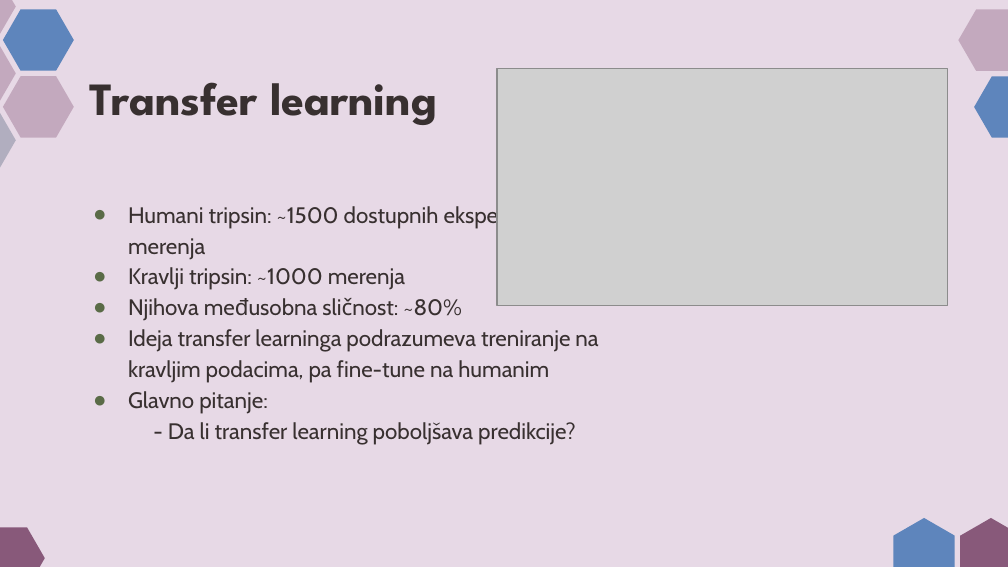
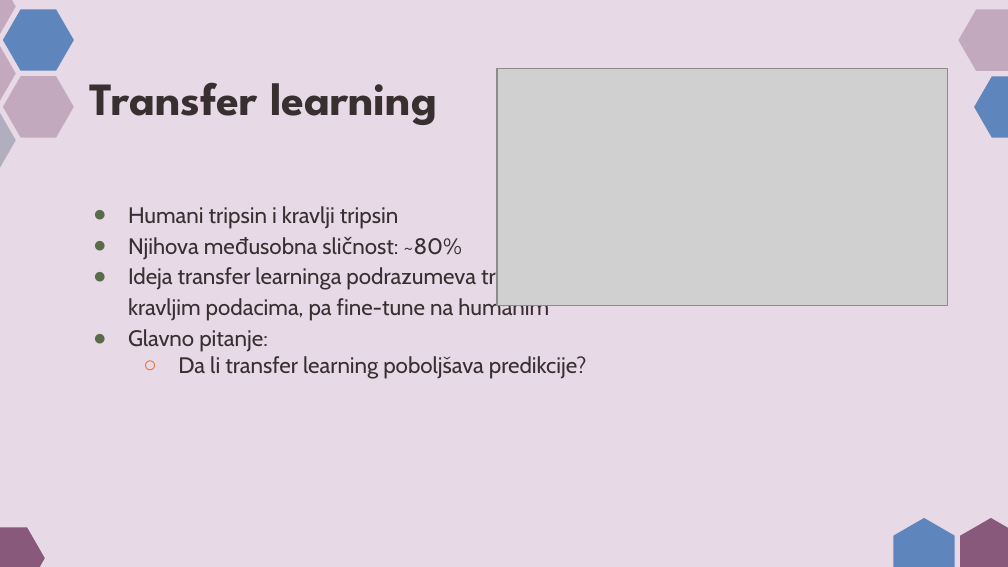
Before and after one commit to AlexJ192/NANS_projekat_predikcija_afiniteta_vezivanja, a slide deck: slide 3 of SV12-2024.pptx. Drawn at 1008x567 pixels with LibreOffice and Linux fonts; fonts in the diff are those of the drawing; grey boxes stand for pictures; background and template pictures are left out. Boxes give left, top, right and bottom in pixels: in the first picture for what was removed or moved away, otherwise in the second. Text is boxed around its words. In the diff, an @@ line names an element or a change of style, - is before the commit and + after.

```diff
--- a/SV12-2024.pptx
+++ b/SV12-2024.pptx
@@ subtitle at [128,206,398,229]: text changed @@
-● Humani tripsin: ~1500 dostupnih eksperimentalnih merenja
-● Kravlji tripsin: ~1000 merenja
+● Humani tripsin i kravlji tripsin
@@ subtitle at [178,356,587,379]: text changed @@
-- Da li transfer learning poboljšava predikcije?
+  ○ Da li transfer learning poboljšava predikcije?
```
Also in this commit, not shown: 12 other slides changed, 6 slides added, 2 slides removed.
